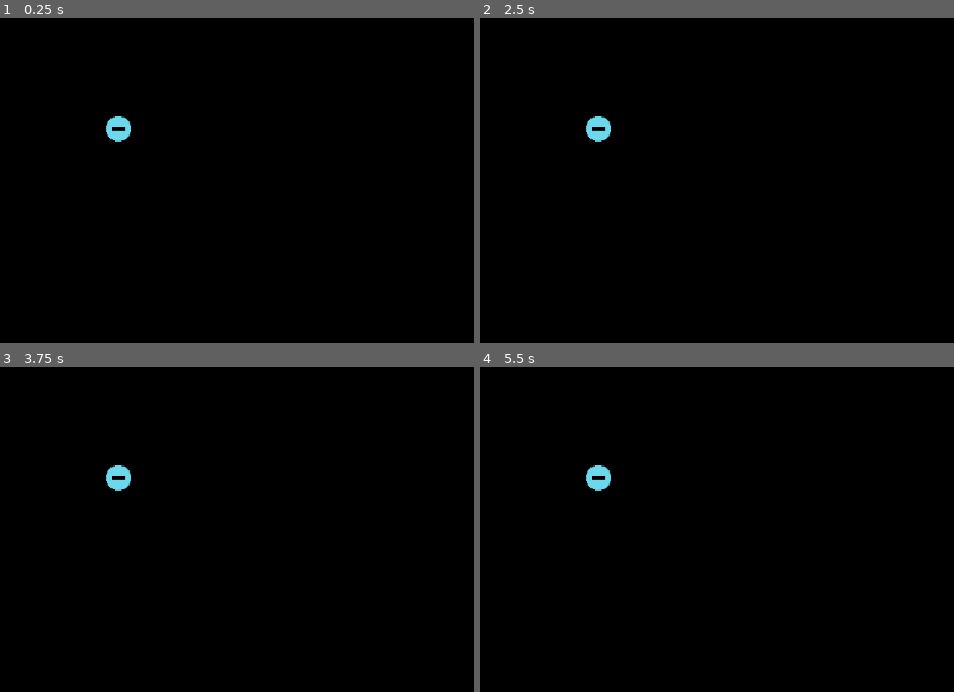
Above: before the commit, frames 1-4 (two rows, left to right).
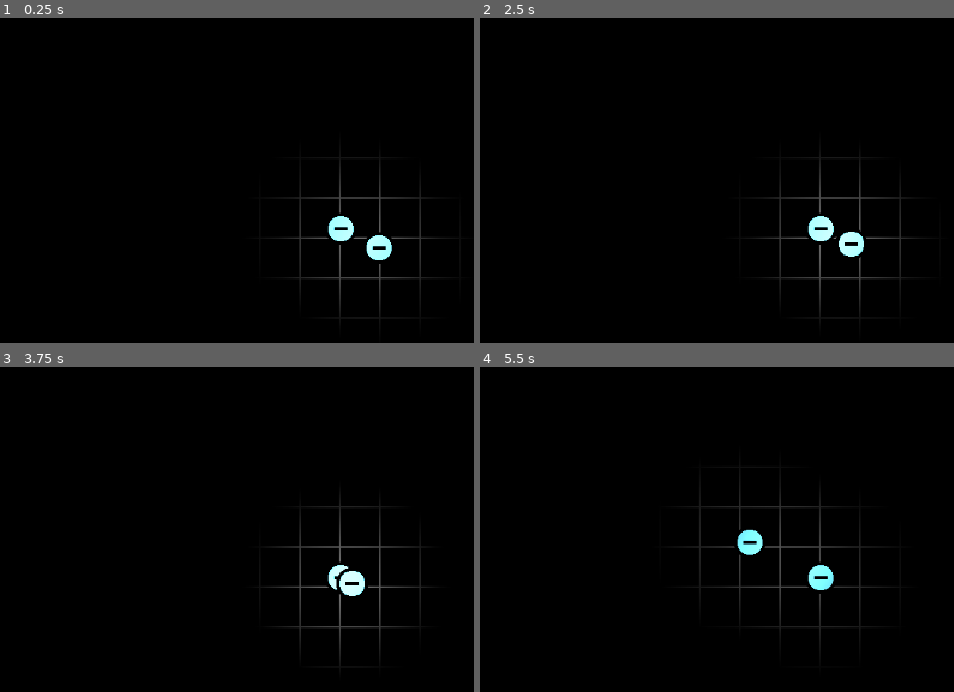
Above: after the commit, the same moments.

Repository: MrPuffyWuff/em-simulations
Game: Godot game, scene res://coulomb_law/coulomb_law.tscn
Same seed, same stepped clock (60 frames per second), same inputs: the game is played once before the commit and once after it.
Inputs (mouse positions are in pixels of both pictures, inside the frame that each line leads up to):
- Up to frame 1 (0.25 s): no input
- Up to frame 2 (2.5 s): tap Enter at 0.5, 2 s; move the mouse to (outside the picture) at 0.52 s; hold Right 0.53-1.28 s; tap Alt at 0.6, 2.1 s; click (outside the picture) at 0.67 s; tap Space at 1.25 s; move the mouse to (721, 265) at 1.27 s; hold Down 1.28-2.03 s; tap Shift at 1.35 s; move the mouse to (outside the picture) at 2.02 s; hold Right from 2.03 s (still down)
- Up to frame 3 (3.75 s): move the mouse to (360, 682) at 2.77 s; release Right at 2.78 s; hold Up 2.78-3.53 s; tap Shift at 2.85 s; click (360, 682) at 2.92 s; move the mouse to (outside the picture) at 3.52 s; hold Left from 3.53 s (still down); tap Alt at 3.6 s
- Up to frame 4 (5.5 s): move the mouse to (641, 523) at 4.27 s; tap Shift at 4.35 s; move the mouse to (920, 591) at 5.02 s; release Left at 5.03 s; hold Down from 5.03 s (still down); tap Alt at 5.1 s; click (920, 591) at 5.17 s

The runs differ from the first frame. In frame 1, 1.8% of the frame differs, in the area x 22-94%, y 30-92%; in frame 2, 1.8%; in frame 3, 1.8%; in frame 4, 2.0%, in the area x 22-86%, y 30-85%.

Commit message:
starting coulomb law setup

Diff:
--- a/coulomb_law/coulomb_law.tscn
+++ b/coulomb_law/coulomb_law.tscn
@@ -1,8 +1,29 @@
 [gd_scene format=3 uid="uid://dh8i4nu7satgy"]
 
-[ext_resource type="PackedScene" uid="uid://br8joglkm75vj" path="res://particle_2d/electron.tscn" id="1_502km"]
+[ext_resource type="PackedScene" uid="uid://br8joglkm75vj" path="res://particle_2d/particle2D.tscn" id="1_502km"]
+[ext_resource type="Texture2D" uid="uid://boviqt8tj05s5" path="res://assets/New Piskel.png" id="1_m7oni"]
+[ext_resource type="Resource" uid="uid://but0gxmof084f" path="res://particle_2d/basic_neg.tres" id="3_fc6hu"]
+[ext_resource type="Resource" uid="uid://cab07m4quqsvu" path="res://particle_2d/basic_poz.tres" id="4_p5ys0"]
 
 [node name="CoulombLaw" type="Node2D" unique_id=166589664]
 
-[node name="Electron" parent="." unique_id=192675461 instance=ExtResource("1_502km")]
-position = Vector2(142, 133)
+[node name="Background" type="TextureRect" parent="." unique_id=2056220352]
+modulate = Color(0.22403929, 0.22403929, 0.22403929, 1)
+offset_right = 960.0
+offset_bottom = 540.0
+texture = ExtResource("1_m7oni")
+stretch_mode = 1
+
+[node name="CanvasModulate" type="CanvasModulate" parent="." unique_id=1175837159]
+color = Color(0, 0, 0, 1)
+
+[node name="Electron2D" parent="." unique_id=433688664 instance=ExtResource("1_502km")]
+position = Vector2(409, 253)
+stats = ExtResource("3_fc6hu")
+freeze_position = true
+freeze_velocity = true
+freeze_acceleration = true
+
+[node name="Electron2D2" parent="." unique_id=477299399 instance=ExtResource("1_502km")]
+position = Vector2(455, 276)
+stats = ExtResource("4_p5ys0")
--- /dev/null
+++ b/globals/game_state.gd
@@ -0,0 +1,6 @@
+extends Node
+
+var electrons : Array[Particle2D] = []
+
+func _ready() -> void:
+	Engine.time_scale = 1
--- /dev/null
+++ b/particle_2d/basic_neg.tres
@@ -0,0 +1,9 @@
+[gd_resource type="Resource" script_class="Particle2DRes" format=3 uid="uid://but0gxmof084f"]
+
+[ext_resource type="Script" uid="uid://d2fu6i4pkyupd" path="res://particle_2d/particle2D_res.gd" id="1_ovokd"]
+
+[resource]
+script = ExtResource("1_ovokd")
+mass = 1.0
+charge = -1.0
+metadata/_custom_type_script = "uid://d2fu6i4pkyupd"
--- /dev/null
+++ b/particle_2d/basic_poz.tres
@@ -0,0 +1,9 @@
+[gd_resource type="Resource" script_class="Particle2DRes" format=3 uid="uid://cab07m4quqsvu"]
+
+[ext_resource type="Script" uid="uid://d2fu6i4pkyupd" path="res://particle_2d/particle2D_res.gd" id="1_7dtjv"]
+
+[resource]
+script = ExtResource("1_7dtjv")
+mass = 1.0
+charge = 1.0
+metadata/_custom_type_script = "uid://d2fu6i4pkyupd"
--- a/particle_2d/electron.tscn
+++ /dev/null
@@ -1,11 +0,0 @@
-[gd_scene format=3 uid="uid://br8joglkm75vj"]
-
-[ext_resource type="Texture2D" uid="uid://b7ujw6ipt43wj" path="res://assets/particles.png" id="1_me6dh"]
-
-[node name="Electron" type="RigidBody2D" unique_id=192675461]
-gravity_scale = 0.0
-
-[node name="Sprite2D" type="Sprite2D" parent="." unique_id=1144750124]
-texture = ExtResource("1_me6dh")
-region_enabled = true
-region_rect = Rect2(0, 0, 48, 48)
--- /dev/null
+++ b/particle_2d/particle2D.gd
@@ -0,0 +1,40 @@
+extends CharacterBody2D
+
+class_name Particle2D
+
+const COULOMB_CONST : float = 9.0 * 10**9
+const SPEED = 300.0
+
+@export var stats : Particle2DRes
+@export var freeze_position : bool = false
+@export var freeze_velocity : bool = false
+@export var freeze_acceleration : bool = false
+
+var accel : Vector2 = Vector2.ZERO
+
+func _ready() -> void:
+	GameState.electrons.append(self)
+
+func _physics_process(delta: float) -> void:
+
+	if not freeze_acceleration:
+		for p : Particle2D in GameState.electrons:
+			if p == self:
+				continue
+			accel += coulomb_force(self, p, 200) * delta
+
+	# Get the input direction and handle the movement/deceleration.
+	# As good practice, you should replace UI actions with custom gameplay actions.
+	if not freeze_velocity:
+		velocity += accel * delta
+	if not freeze_position:
+		move_and_slide()
+
+static func coulomb_force(me : Particle2D, other : Particle2D, k : float) -> Vector2:
+	'''
+	a = (k * q_1 * q_2) / (m * r^2)
+	'''
+	var numerator  : float = k * me.stats.charge * other.stats.charge
+	print(numerator)
+	var denominator : float = me.stats.mass * (me.position - other.position).length_squared()
+	return (me.position - other.position) * (numerator / denominator)
--- /dev/null
+++ b/particle_2d/particle2D.tscn
@@ -0,0 +1,27 @@
+[gd_scene format=3 uid="uid://br8joglkm75vj"]
+
+[ext_resource type="Script" uid="uid://cmeb3iwsafg56" path="res://particle_2d/particle2D.gd" id="1_hyjhp"]
+[ext_resource type="Texture2D" uid="uid://b7ujw6ipt43wj" path="res://assets/particles.png" id="1_me6dh"]
+
+[sub_resource type="Gradient" id="Gradient_hyjhp"]
+offsets = PackedFloat32Array(0.1478946, 1)
+colors = PackedColorArray(1, 1, 1, 1, 1, 1, 1, 0)
+
+[sub_resource type="GradientTexture2D" id="GradientTexture2D_55d6i"]
+gradient = SubResource("Gradient_hyjhp")
+width = 240
+height = 240
+fill = 1
+fill_from = Vector2(0.5, 0.5)
+fill_to = Vector2(0.5, 0)
+
+[node name="Electron2D" type="CharacterBody2D" unique_id=433688664]
+script = ExtResource("1_hyjhp")
+
+[node name="Sprite2D" type="Sprite2D" parent="." unique_id=1144750124]
+texture = ExtResource("1_me6dh")
+region_enabled = true
+region_rect = Rect2(0, 0, 48, 48)
+
+[node name="PointLight2D" type="PointLight2D" parent="." unique_id=1383321072]
+texture = SubResource("GradientTexture2D_55d6i")
--- /dev/null
+++ b/particle_2d/particle2D_res.gd
@@ -0,0 +1,6 @@
+extends Resource
+
+class_name Particle2DRes
+
+@export var mass : float
+@export var charge : float
--- a/project.godot
+++ b/project.godot
@@ -10,10 +10,14 @@
 
 [application]
 
-config/name="New Game Project"
+config/name="EM Simulations"
 run/main_scene="uid://dh8i4nu7satgy"
 config/features=PackedStringArray("4.7", "GL Compatibility")
 config/icon="res://icon.svg"
+
+[autoload]
+
+GameState="*uid://tuq1j0dmjwsp"
 
 [display]
 
@@ -21,6 +25,10 @@
 window/size/viewport_height=540
 window/stretch/mode="canvas_items"
 window/stretch/aspect="expand"
+
+[editor_plugins]
+
+enabled=PackedStringArray("res://addons/godot_super-wakatime/plugin.cfg")
 
 [physics]
 
Not shown, added: addons/godot_super-wakatime/api_key_prompt.tscn
Not shown, added: addons/godot_super-wakatime/counter.tscn
Not shown, added: addons/godot_super-wakatime/godot_super-wakatime.gd
Not shown, added: addons/godot_super-wakatime/godot_super-wakatime.gd.uid
Not shown, added: addons/godot_super-wakatime/plugin.cfg
Not shown, added: addons/godot_super-wakatime/utils.gd
Not shown, added: addons/godot_super-wakatime/utils.gd.uid
Binary file added: assets/New Piskel.png
Not shown, added: assets/New Piskel.png.import
Not shown, added: globals/game_state.gd.uid
Not shown, added: particle_2d/particle2D.gd.uid
Not shown, added: particle_2d/particle2D_res.gd.uid
(and 2 more such lines)
